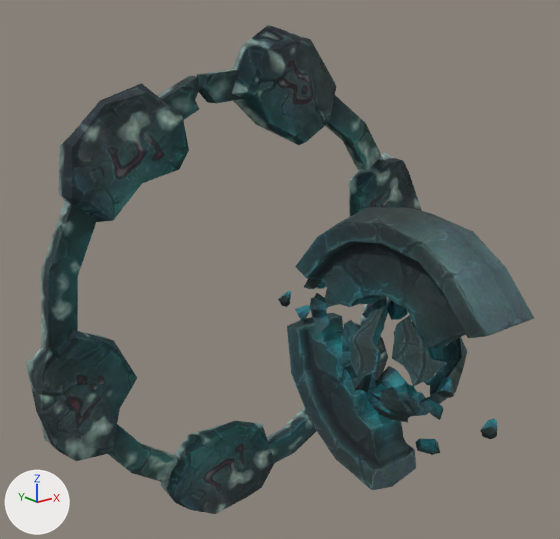
An edit to the OBJ model sceneobjs/huodong_fuben_593/huodong_fuben_593_mofa_01_green.obj, drawn before and after from the same camera.
Camera for both pictures: a camera (50 mm lens) standing at (-568.0, -785.0, 312.0) and looking at (-55.0, -144.0, 56.0). Arrows for +X, +Y and +Z are at lower left; the lights stay in place. Where no turn or scale is listed for an object, it has been applied to the vertices. Vertices at the same position are counted once.

The first picture shows 'huodong_fuben_593_mofa_01_green'.
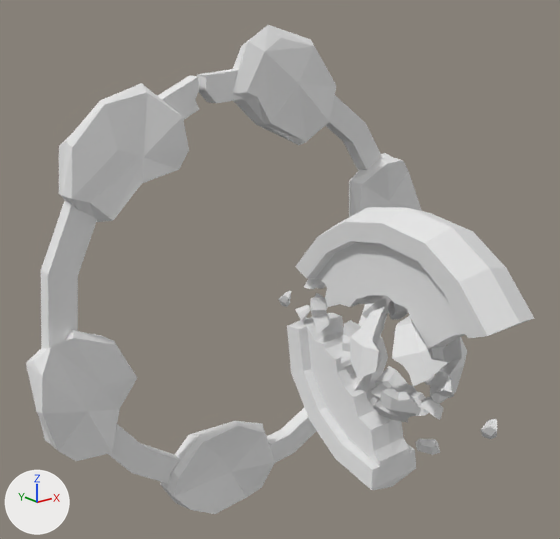
What changed in the scene script:
```text
Add mat_material_3_1:
    mat_material_3_1 = principled_material('material_3')
    mat_material_3_1.base_color = (0.8, 0.8, 0.8)  # white #e7e7e7
    mat_material_3_1.roughness = 1.0
Add mat_material_1_1:
    mat_material_1_1 = principled_material('material_1')
    mat_material_1_1.base_color = (0.8, 0.8, 0.8)  # white #e7e7e7
    mat_material_1_1.roughness = 1.0
Add mat_material_2_1:
    mat_material_2_1 = principled_material('material_2')
    mat_material_2_1.base_color = (0.8, 0.8, 0.8)  # white #e7e7e7
    mat_material_2_1.roughness = 1.0
Change me_huodong_fuben_593_mofa_01_green:
    where me_huodong_fuben_593_mofa_01_green.from_pydata(...)  # 1056 vertices, 1945 faces; spans x -299.0..299.0, y -420.0..0.0, z -314.0..314.0
    used by ob_huodong_fuben_593_mofa_01_green; location = (0.0, 0.0, 0.0)
    me_huodong_fuben_593_mofa_01_green part 1: all 403 faces that had it switch from mat_material_2 (picture img_huodong_fuben_593_mofa_01_02_png) to mat_material_2_1 (white #e7e7e7)
    me_huodong_fuben_593_mofa_01_green part 2: all 352 faces that had it switch from mat_material_3 (picture img_huodong_fuben_593_mofa_01_03_png) to mat_material_3_1 (white #e7e7e7)
    me_huodong_fuben_593_mofa_01_green part 3: all 1190 faces that had it switch from mat_material_1 (picture img_huodong_fuben_593_mofa_01_01_png) to mat_material_1_1 (white #e7e7e7)
```

What differs and where, as boxes (x1, y1, x2, y2) in the pictures (560 x 539 px):
part 1 of me_huodong_fuben_593_mofa_01_green, recoloured
    both: (26, 25, 422, 514)
part 2 of me_huodong_fuben_593_mofa_01_green, recoloured (cyan to grey)
    both: (197, 75, 478, 333)
part 3 of me_huodong_fuben_593_mofa_01_green, recoloured (cyan to grey)
    both: (278, 207, 534, 490)
